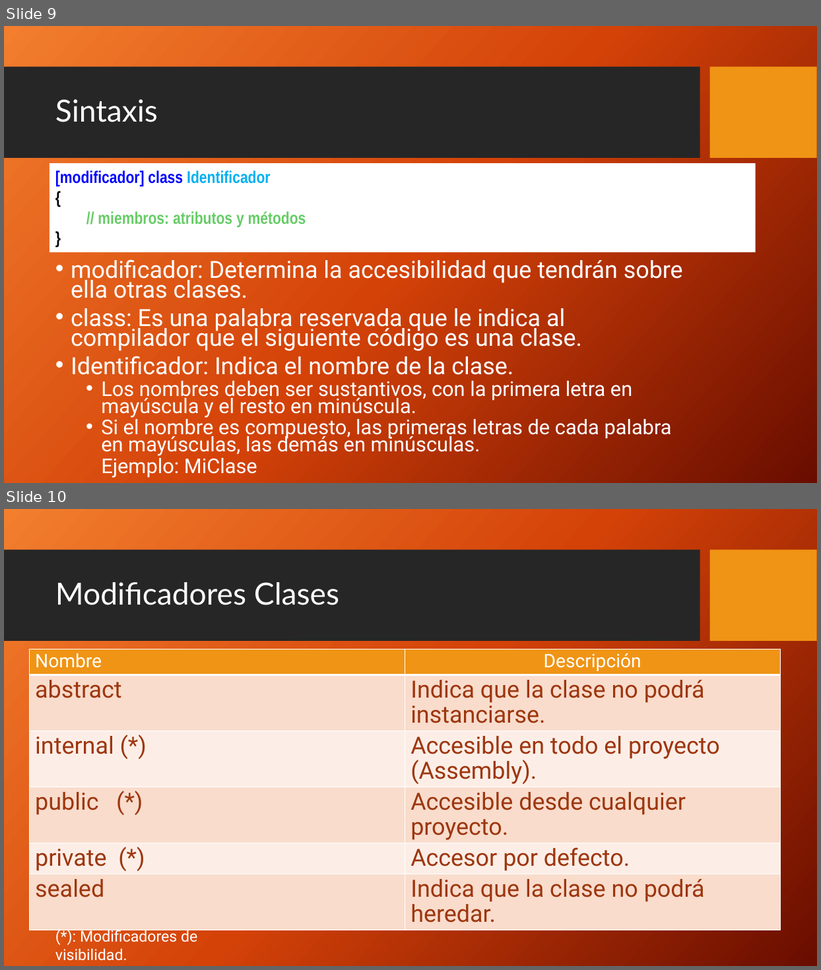
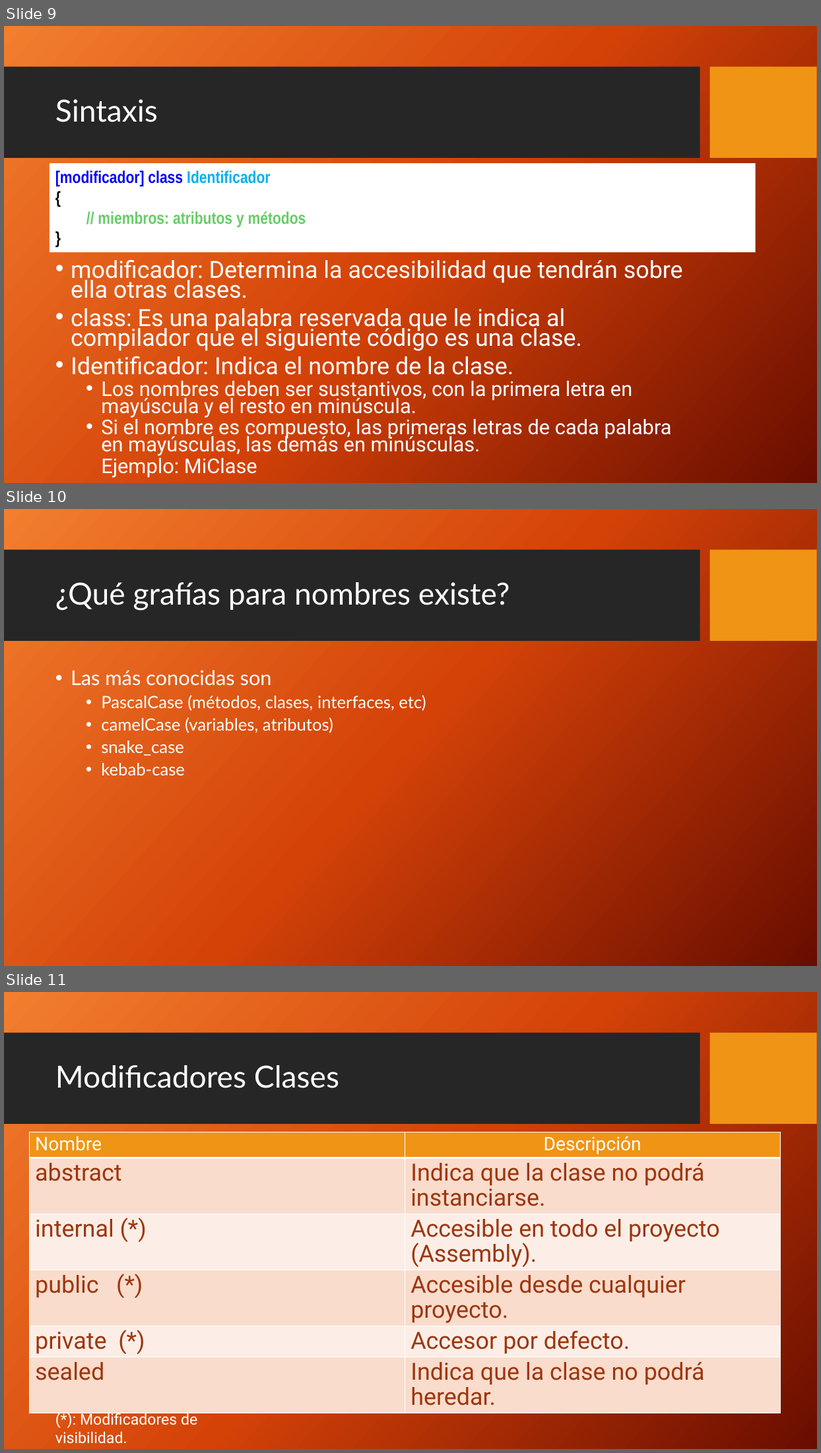
Before and after one commit to FedeDavila1984/utn_prog_y_lab_II, a slide deck: PPTs/ProgramacionII_Clase_02-2018.pptx. Shown one above the other, each under a label of ours: slides 9 and 10 before the commit, slides 9, 10 and 11 after it. The pictures are 821x970 and 821x1453 pixels, drawn with LibreOffice and Linux fonts; fonts in the diff are those of the drawing; background and template pictures are left out. Boxes give left, top, right and bottom in pixels: in the first picture for what was removed or moved away, otherwise in the second. Text is boxed around its words. In the diff, an @@ line names an element or a change of style, - is before the commit and + after.

Commit message:
clase 02

```diff
--- a/PPTs/ProgramacionII_Clase_02-2018.pptx
+++ b/PPTs/ProgramacionII_Clase_02-2018.pptx
@@ slide 10 added at (4,509,817,966), background picture (left out); not listed: 2 template elements that a slide beside it also shows @@
@@ title added at (55,582,510,611), 36 pt, text #FFFFFF @@
+¿Qué grafías para nombres existe?
@@ text added at (71,670,426,776), 20 pt, text #FFFFFF @@
+• Las más conocidas son
+  • PascalCase (métodos, clases, interfaces, etc)
+  • camelCase (variables, atributos)
+  • snake_case
+  • kebab-case
@@ what was slide 10 is now slide 11 @@
```
Also in this commit, not shown: 1 slide changed, 47 other files.
